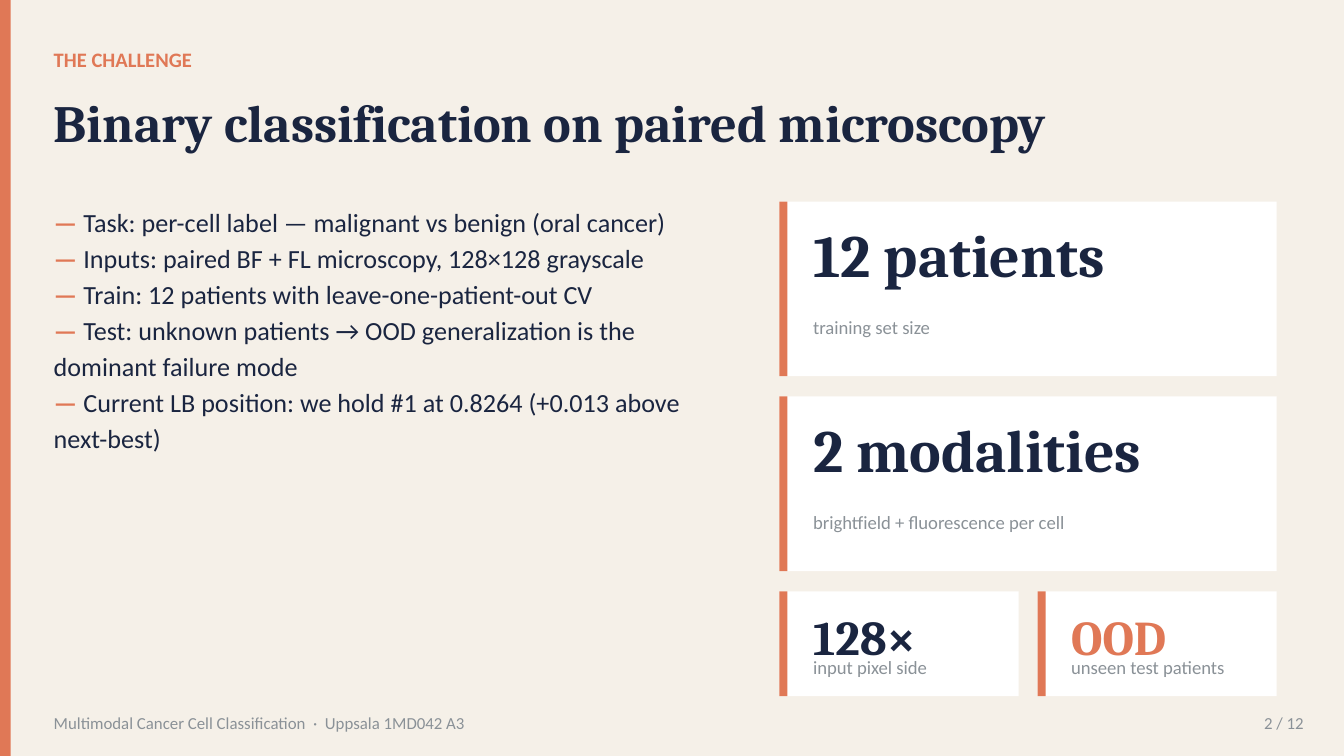
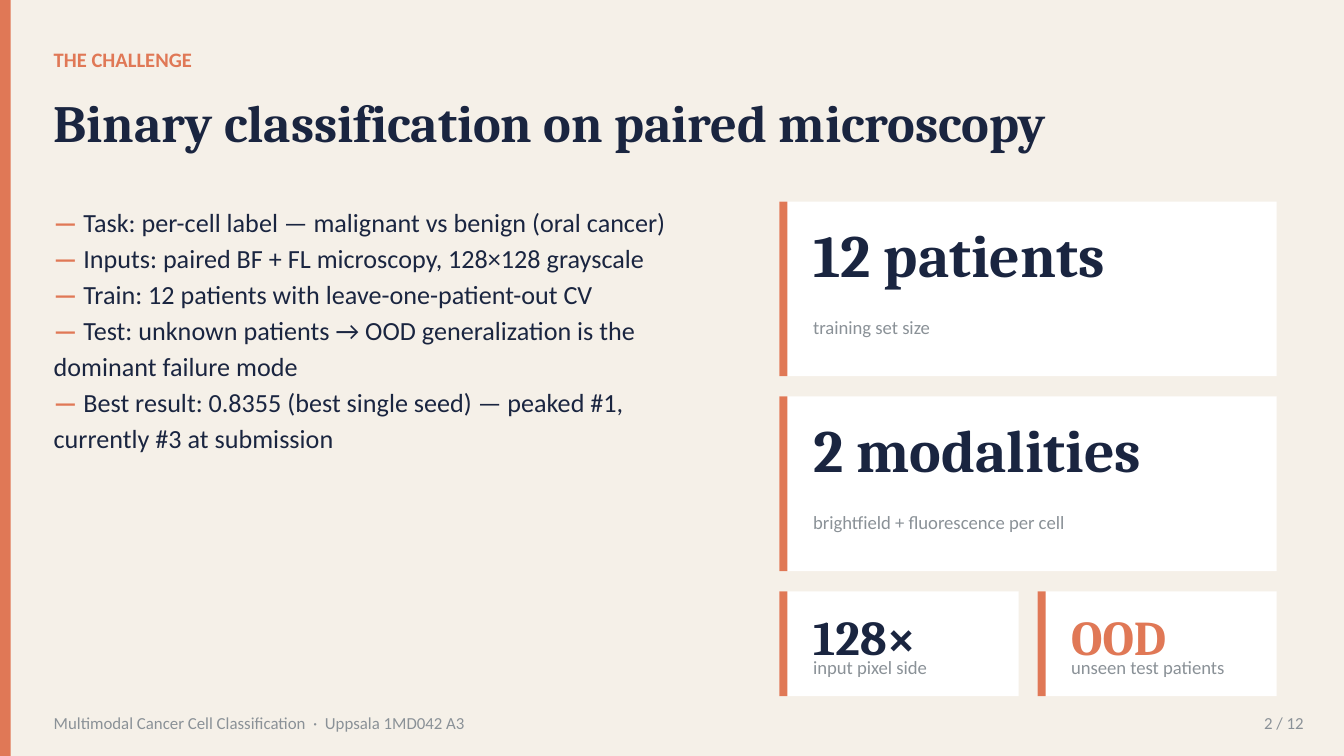
Before and after one commit to rafallex/multimodal-microscopy-distillation, a slide deck: slide 2 of presentation/A3_cancer_challenge.pptx. Drawn at 1344x756 pixels with LibreOffice and Linux fonts; fonts in the diff are those of the drawing. Boxes give left, top, right and bottom in pixels: in the first picture for what was removed or moved away, otherwise in the second. Text is boxed around its words. In the diff, an @@ line names an element or a change of style, - is before the commit and + after.

```diff
--- a/presentation/A3_cancer_challenge.pptx
+++ b/presentation/A3_cancer_challenge.pptx
@@ text at (x1=54, y1=393, x2=623, y2=453): text changed @@
-— Current LB position: we hold #1 at 0.8264 (+0.013 above next-best)
+— Best result: 0.8355 (best single seed) — peaked #1, currently #3 at submission
```
Also in this commit, not shown: 1 other slide changed, 4 other files.
